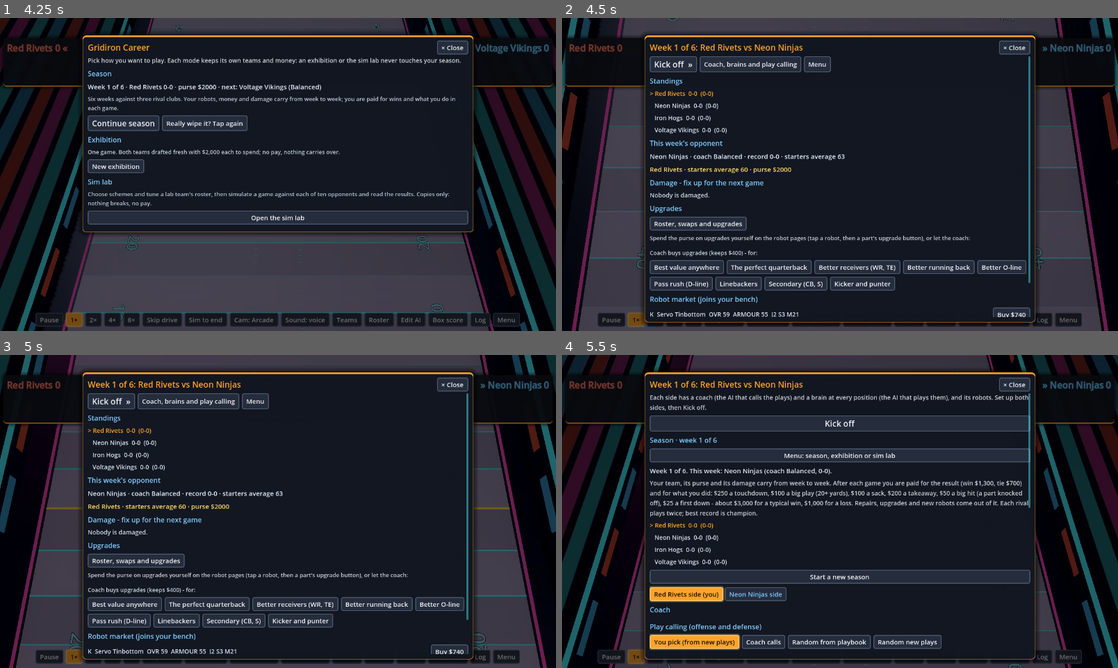
Above: before the commit, frames 1-4 (two rows, left to right).
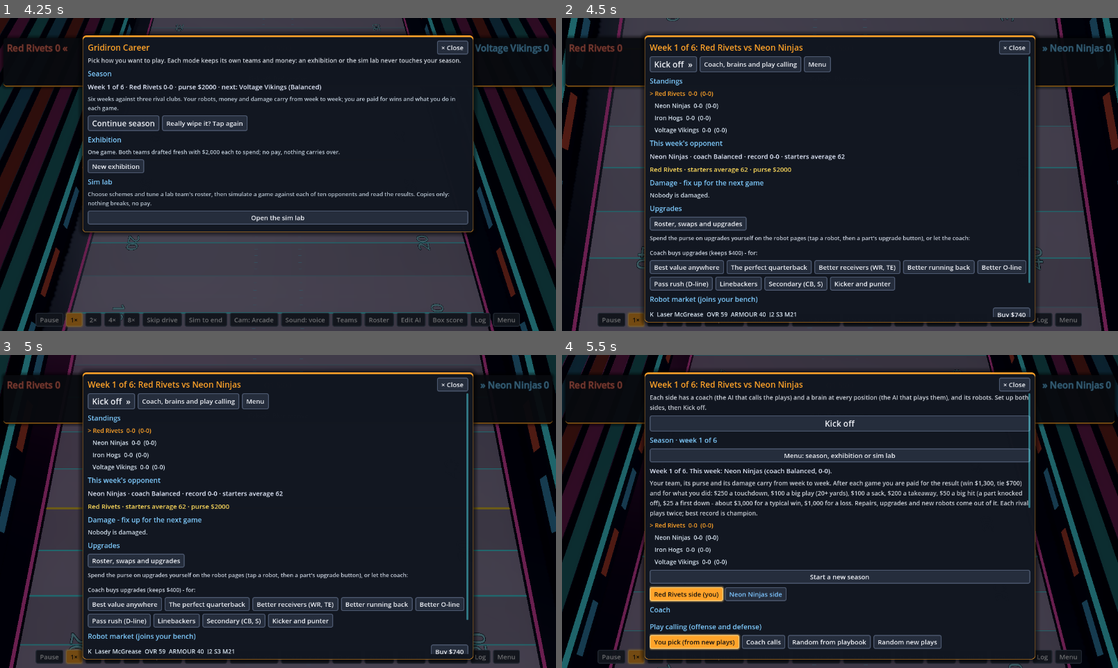
Above: after the commit, the same moments.

Repository: nathandunn/gridiron-career
Game: Godot game, scene res://scenes/Main.tscn
The game is run twice, just before and just after one commit, with the same random seed, the same clock (stepped at 60 frames per second) and the same inputs.
Inputs:
- Up to frame 1 (4.25 s): click "Roster" at 0.5 s; click "Box score" at 1.25 s; click "Cam: Arcade" at 2 s; click "Cam: Arcade" at 2.75 s; click "New season (wipes this one)" at 3.5 s
- Up to frame 2 (4.5 s): click "Really wipe it? Tap again" at 4.25 s
- Up to frame 3 (5 s): no input
- Up to frame 4 (5.5 s): click "Coach, brains and play calling" at 5 s

Frame 1 is identical in both runs. In frame 2, 0.3% of the frame differs, in the area x 17-51%, y 43-96%; in frame 3, 0.3%; in frame 4, nothing differs.
Error in both runs: Out of bounds get index '0' (on base: 'Array') (res://scripts/team.gd:14)

Commit message:
Position-shaped ratings, unique names, junk priced by part
Co-Authored-By: Claude Opus 5.5 <noreply@anthropic.com>
Claude-Session: https://claude.ai/code/session_01HmE9FLbeVRN99oMBHaGgc2

Diff:
--- a/scripts/career.gd
+++ b/scripts/career.gd
@@ -13,6 +13,45 @@
 
 static var data := {}          # {version, fair, teams: [{name, starters: {slot: robot}, bench: [robot]}]}
 static var loaded := false
+
+
+## Every robot in the save, wherever he is (teams, rival clubs, the exhibition and sim-lab
+## teams, the market, special teams, benches).
+static func _all_robots() -> Array:
+	var out: Array = []
+	var visit: Array = [data]
+	while not visit.is_empty():
+		var v: Variant = visit.pop_back()
+		if v is Dictionary:
+			var d: Dictionary = v
+			if d.has("ratings") and d.has("group") and d.has("name"):
+				out.append(d)
+				continue
+			for k in d:
+				visit.append(d[k])
+		elif v is Array:
+			visit.append_array(v)
+	return out
+
+
+static func _register_names() -> void:
+	Robot.used_names = {}
+	for r in _all_robots():
+		Robot.used_names[String(r["name"])] = true
+
+
+## Saves from before ratings had position averages: shift each robot's core ratings by his
+## position's average, so he plays exactly as before (a 60-speed lineman becomes a 40).
+static func _position_ratings() -> void:
+	if bool(data.get("pos_ratings", false)):
+		return
+	for r in _all_robots():
+		var g := String(r["group"])
+		for k in Robot.CORE:
+			if (r["ratings"] as Dictionary).has(k):
+				r["ratings"][k] = int(clampf(float(r["ratings"][k]) + Robot.mean_for(g, k) - Robot.BASE, 5.0, 99.0))
+	data["pos_ratings"] = true
+	save()
 
 
 static func ensure() -> void:
@@ -40,12 +79,15 @@
 				add_money(0, STARTER_BUDGET)          # yours goes in the purse, to spend as you like
 				data["starter_upgrades"] = true
 				save()
+			_position_ratings()
+			_register_names()
 			if not data.has("season"):
 				_season_around_current()      # saves from before seasons: this becomes week 1 of one
 				data["money"][0] = maxi(int(data["money"][0]), STARTER_BUDGET)   # and a season starts with $2,000
 				save()
 			return
-	data = {"version": 1, "fair": false, "teams": [new_team(0, -1, false), new_team(1)], "starter_upgrades": true, "mode": "season"}
+	Robot.used_names = {}
+	data = {"version": 1, "fair": false, "teams": [new_team(0, -1, false), new_team(1)], "starter_upgrades": true, "mode": "season", "pos_ratings": true}
 	data["money"] = [STARTER_BUDGET, START_MONEY + int(data["teams"][1].get("leftover", 0))]   # you start with $2,000 to spend
 	_season_around_current()
 	save()
@@ -285,7 +327,10 @@
 	var t := team_of(r)
 	# an empty purse buys nothing: he plays on without it if he can, or the best robot on the
 	# bench from any position comes in; only if neither is possible is a junk spare found for him
-	if t >= 0 and money(t) < JUNK_PRICE:
+	var junk_all := 0
+	for k0 in lost:
+		junk_all += junk_price(k0)
+	if t >= 0 and money(t) < junk_all:
 		if Robot.can_play(r):
 			return "%s plays on without his %s (no money)." % [r["name"], " or ".join(lost.map(func(k): return String(Robot.PART_LABEL[k]).to_lower()))]
 		var any := {}
@@ -385,16 +430,22 @@
 	return c
 
 
-## A junk spare costs $25 - or whatever is left in the purse, so a side can always field a robot.
-const JUNK_PRICE := 25
+## Junk spares are priced by part (JUNK_PRICES).
+const JUNK_PRICE := 25        # the cheapest junk spare (an arm); the rest are priced by part
+## A junk spare costs about a tenth of a new Stock part of the same kind.
+const JUNK_PRICES := {"head": 20, "core": 25, "larm": 12, "rarm": 12, "lleg": 15, "rleg": 15}
+
+
+static func junk_price(k: String) -> int:
+	return int(JUNK_PRICES.get(k, JUNK_PRICE))
 
 
 ## A junk spare costs $25: with less in the purse there is none (unless `emergency`, when the
 ## side could not otherwise field a robot there). A simulated copy (t < 0) always gets one.
 static func buy_junk(t: int, robot: Dictionary, k: String, emergency := false) -> bool:
 	if t >= 0:
-		if money(t) >= JUNK_PRICE:
-			add_money(t, -JUNK_PRICE)
+		if money(t) >= junk_price(k):
+			add_money(t, -junk_price(k))
 		elif not emergency:
 			return false
 		save()
--- a/scripts/hud.gd
+++ b/scripts/hud.gd
@@ -1679,7 +1679,7 @@
 		Career.set_fair(not Career.fair()); main.library_changed(); open_roster(), true)
 	fair.button_pressed = Career.fair()
 	tabs.add_child(fair)
-	box.add_child(_label("Tap a robot for his details. Ratings run 1-100; 60 plays like the equal bodies of Gridiron Bots. ARMOUR is his toughness (with what his …(173 unchanged characters)…
+	box.add_child(_label("Tap a robot for his details. Ratings run 1-100 and suit the position: corners are quick but light, linemen slow but strong. OVR is measured against his position, so 60 is an average one of his kind. ARMOUR is his toughness (with what his …(173 unchanged characters)…
 	var starters: Dictionary = tm["starters"]
 	for sg in SIDE_GROUPS:
 		_section(box, sg[0])
@@ -1923,7 +1923,7 @@
 ## Your robots that lost parts: for each, put in the best sub, bolt on junk, or play on.
 func open_injuries(slots: Array) -> void:
 	var box := _open("Broken robots")
-	box.add_child(_label("Parts came off on the field. Decide for each, then the game goes on. Each choice shows what his overall would be; a junk spare costs $25.", fs - 2, Color(0.8, 0.83, 0.88)))
+	box.add_child(_label("Parts came off on the field. Decide for each, then the game goes on. Each choice shows what his overall would be; junk spares run $12 (an arm) to $25 (a core).", fs - 2, Color(0.8, 0.83, 0.88)))
 	var top := HFlowContainer.new()
 	top.add_theme_constant_override("h_separation", 6)
 	box.add_child(top)
@@ -1936,6 +1936,9 @@
 		var r: Dictionary = tm["roster"][s]
 		var lost := Robot.lost_parts(r)
 		var names: Array = lost.map(func(k): return String(Robot.PART_LABEL[k]).to_lower())
+		var junk_cost := 0
+		for k in lost:
+			junk_cost += Career.junk_price(k)
 		var o_full := Robot.overall_if(r, "healthy")
 		var o_now := Robot.overall_if(r, "now")
 		var o_junk := Robot.overall_if(r, "junk")
@@ -1949,10 +1952,10 @@
 		row.add_theme_constant_override("h_separation", 6)
 		row.add_theme_constant_override("v_separation", 6)
 		box.add_child(row)
-		var jb := _button("Bolt on junk %s ($%d) - OVR %d" % [" and ".join(names), Career.JUNK_PRICE * lost.size(), o_junk], func(): main.injury_choice(s, "junk"))
-		jb.disabled = Career.money(0) < Career.JUNK_PRICE * lost.size()
+		var jb := _button("Bolt on junk %s ($%d) - OVR %d" % [" and ".join(names), junk_cost, o_junk], func(): main.injury_choice(s, "junk"))
+		jb.disabled = Career.money(0) < junk_cost
 		row.add_child(jb)
-		if Career.money(0) < Career.JUNK_PRICE and not Robot.can_play(r):
+		if Career.money(0) < junk_cost and not Robot.can_play(r):
 			var any_sub := false
 			for bb in Career.team(0)["bench"]:
 				if Robot.can_play(bb) and Career.fits(bb, s):
@@ -2010,8 +2013,8 @@
 			gl.autowrap_mode = TextServer.AUTOWRAP_OFF
 			gl.size_flags_horizontal = Control.SIZE_EXPAND_FILL
 			line.add_child(gl)
-			var jk := _button("Junk $%d" % Career.JUNK_PRICE, func(): Career.buy_junk(Career.team_of(r), r, k); open_robot(id))
-			jk.disabled = Career.money(maxi(Career.team_of(r), 0)) < Career.JUNK_PRICE
+			var jk := _button("Junk $%d" % Career.junk_price(k), func(): Career.buy_junk(Career.team_of(r), r, k); open_robot(id))
+			jk.disabled = Career.money(maxi(Career.team_of(r), 0)) < Career.junk_price(k)
 			line.add_child(jk)
 			var nb := _button("New $%d" % Career.repair_cost(r, k), func(): Career.buy_repair(Career.team_of(r), r, k); open_robot(id))
 			nb.disabled = Career.money(maxi(Career.team_of(r), 0)) < Career.repair_cost(r, k)
--- a/scripts/robot.gd
+++ b/scripts/robot.gd
@@ -9,6 +9,27 @@
 
 const BASE := 60.0
 const CORE := ["speed", "strength", "toughness", "iq"]
+## What an average robot at each position rates in the core qualities: a corner is quick and
+## light, a lineman strong and slow. The engine reads each rating against his position's
+## average (so an average lineman still plays like an average lineman); the position skills
+## average 60 everywhere.
+const POS_MEAN := {
+	"QB": {"speed": 55, "strength": 50, "toughness": 55, "iq": 72},
+	"RB": {"speed": 72, "strength": 62, "toughness": 64, "iq": 58},
+	"WR": {"speed": 76, "strength": 46, "toughness": 54, "iq": 58},
+	"TE": {"speed": 60, "strength": 68, "toughness": 64, "iq": 58},
+	"OL": {"speed": 40, "strength": 80, "toughness": 68, "iq": 62},
+	"DL": {"speed": 50, "strength": 78, "toughness": 68, "iq": 56},
+	"LB": {"speed": 62, "strength": 68, "toughness": 66, "iq": 62},
+	"CB": {"speed": 78, "strength": 46, "toughness": 54, "iq": 58},
+	"S": {"speed": 70, "strength": 56, "toughness": 60, "iq": 62},
+	"K": {"speed": 50, "strength": 40, "toughness": 45, "iq": 58},
+	"P": {"speed": 50, "strength": 40, "toughness": 45, "iq": 58},
+}
+
+
+static func mean_for(group: String, k: String) -> float:
+	return float((POS_MEAN.get(group, {}) as Dictionary).get(k, BASE))
 ## The skills that matter for each position group.
 const SKILLS := {
 	"QB": ["arm", "accuracy"], "RB": ["hands", "elusiveness"], "WR": ["hands", "routes"],
@@ -41,21 +62,43 @@
 
 const FIRST := ["Rivet", "Torque", "Sprocket", "Gizmo", "Piston", "Bolt", "Widget", "Ratchet", "Cog",
 	"Servo", "Diode", "Flux", "Gasket", "Axle", "Chrome", "Turbo", "Volt", "Clank", "Socket", "Drive",
-	"Cam", "Crank", "Spark", "Ohm", "Pixel", "Byte", "Rotor", "Tesla", "Ampere", "Hex"]
+	"Cam", "Crank", "Spark", "Ohm", "Pixel", "Byte", "Rotor", "Tesla", "Ampere", "Hex", "Nitro", "Cable",
+	"Lever", "Gauge", "Dynamo", "Coil", "Valve", "Flange", "Sensor", "Laser", "Turret", "Rocket", "Bearing",
+	"Joule", "Watt", "Kilo", "Mega", "Giga", "Nano", "Quark", "Photon", "Magnet", "Plunger", "Spindle",
+	"Gimbal", "Pulley", "Hinge", "Static", "Solder", "Fuse"]
 const LAST := ["McGrease", "Steelhead", "Ironside", "Boltman", "Wrenchley", "O'Rust", "Copperfield",
 	"Gearhart", "Sparkplug", "Von Chassis", "Tinbottom", "Ampsworth", "Cranky", "Nutsby", "Oilcan",
-	"Framewell", "Weldmore", "Hydro", "Magnetti", "Circuitson"]
+	"Framewell", "Weldmore", "Hydro", "Magnetti", "Circuitson", "Brassington", "Cogsworth", "Leadbelly",
+	"Chromeworth", "Hammerfist", "Titanski", "Voltaire", "Rustbucket", "Gearbox", "Pistonberg", "Kilowatt",
+	"Diesel", "Turbocharge", "Steamwright", "Ironhide", "Nickelby", "Zincworth", "Cobalt", "Platinum",
+	"Alloyson", "Socketeer", "Riveter", "Grindstone", "Sparksworth", "Lugnut", "Crankshaft", "Flywheel",
+	"Overdrive", "Mainframe", "Motherboard"]
+
+
+## Every robot's name is his own: names in use are kept here (Career fills it from the save).
+static var used_names := {}
+
+
+static func unique_name(rng: RandomNumberGenerator) -> String:
+	for i in 400:
+		var n := "%s %s" % [FIRST[rng.randi() % FIRST.size()], LAST[rng.randi() % LAST.size()]]
+		if not used_names.has(n):
+			used_names[n] = true
+			return n
+	var n2 := "%s %s %s" % [FIRST[rng.randi() % FIRST.size()], LAST[rng.randi() % LAST.size()], ["II", "III", "IV", "Jr.", "Sr."][rng.randi() % 5]]
+	used_names[n2] = true
+	return n2
 
 
 static func make(rng: RandomNumberGenerator, slot: String, number: int, id: String, mixed_parts := false) -> Dictionary:
 	var g: String = Play.SLOT_GROUP.get(slot, slot)
 	var r := {}
 	for k in CORE + (SKILLS[g] as Array):
-		# most robots are about average; a few stand out either way
-		r[k] = int(clampf(roundf(rng.randfn(BASE, 12.0)), 25.0, 97.0))
+		# most robots are about average for their position; a few stand out either way
+		r[k] = int(clampf(roundf(rng.randfn(mean_for(g, k), 12.0)), 20.0, 99.0))
 	# toughness varies the most: some robots are tanks, some are glass
-	r["toughness"] = int(clampf(roundf(rng.randfn(BASE, 18.0)), 20.0, 99.0))
-	var robot := {"id": id, "name": "%s %s" % [FIRST[rng.randi() % FIRST.size()], LAST[rng.randi() % LAST.size()]],
+	r["toughness"] = int(clampf(roundf(rng.randfn(mean_for(g, "toughness"), 18.0)), 15.0, 99.0))
+	var robot := {"id": id, "name": unique_name(rng),
 		"number": number, "slot": slot, "group": g, "ratings": r}
 	ensure_parts(robot)
 	if mixed_parts:
@@ -77,15 +120,18 @@
 
 ## One number for the robot: the mean of his ratings.
 static func overall(robot: Dictionary) -> int:
+	# each rating against his position's average, so an average robot is a 60 anywhere
 	var ks := keys(robot)
+	var g := String(robot.get("group", ""))
 	var s := 0.0
 	for k in ks:
-		s += eff(robot, k)
+		s += eff(robot, k) - mean_for(g, k) + BASE
 	return int(roundf(s / ks.size()))
 
 
 static func _f(robot: Dictionary, k: String) -> float:
-	return (eff(robot, k) - BASE) / 40.0      # -0.9 at 25, 0 at 60, +0.9 at 96
+	# how far above or below an average robot of his position (-0.9 .. +0.9 for 35 points)
+	return (eff(robot, k) - mean_for(String(robot.get("group", "")), k)) / 40.0
 
 
 ## ---- upgraded parts add to the ratings they carry ------------------------------------------------
@@ -245,7 +291,9 @@
 	var own := keys(robot)
 	var s := 0.0
 	for k in ks:
-		s += eff(robot, k) if own.has(k) else 35.0 + bonus(robot, k)
+		# his own qualities measured against what that position needs (a corner is quick but
+		# nowhere near strong enough for the line); a skill he was never built for counts as 35
+		s += (eff(robot, k) - mean_for(group, k) + BASE) if own.has(k) else 35.0 + bonus(robot, k)
 	var o := s / ks.size()
 	return int(roundf(o - (float(overall(robot)) - effective_overall(robot))))
 
--- a/tests/newseason_test.gd
+++ b/tests/newseason_test.gd
@@ -4,7 +4,7 @@
 	Career.loaded = false
 	Career.ensure()
 	Career.spend(0, 1750)
-	Career.season()["week"] = Career.WEEKS + 1
+	Career.season()["week"] = Career.WEEKS + 2
 	Career.season()["champion"] = "Iron Hogs"
 	assert(Career.season_over())
 	Career.new_season()
